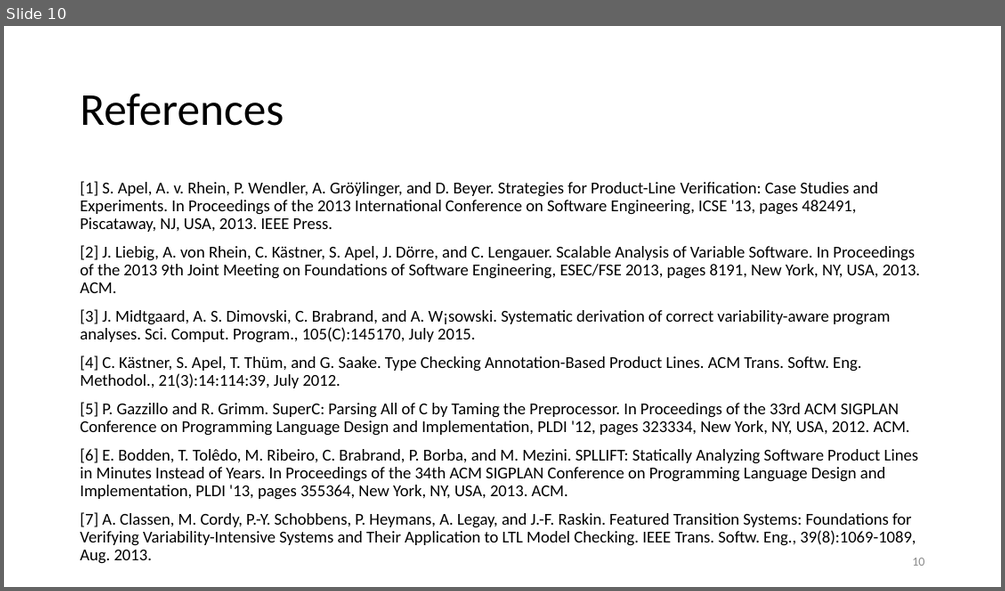
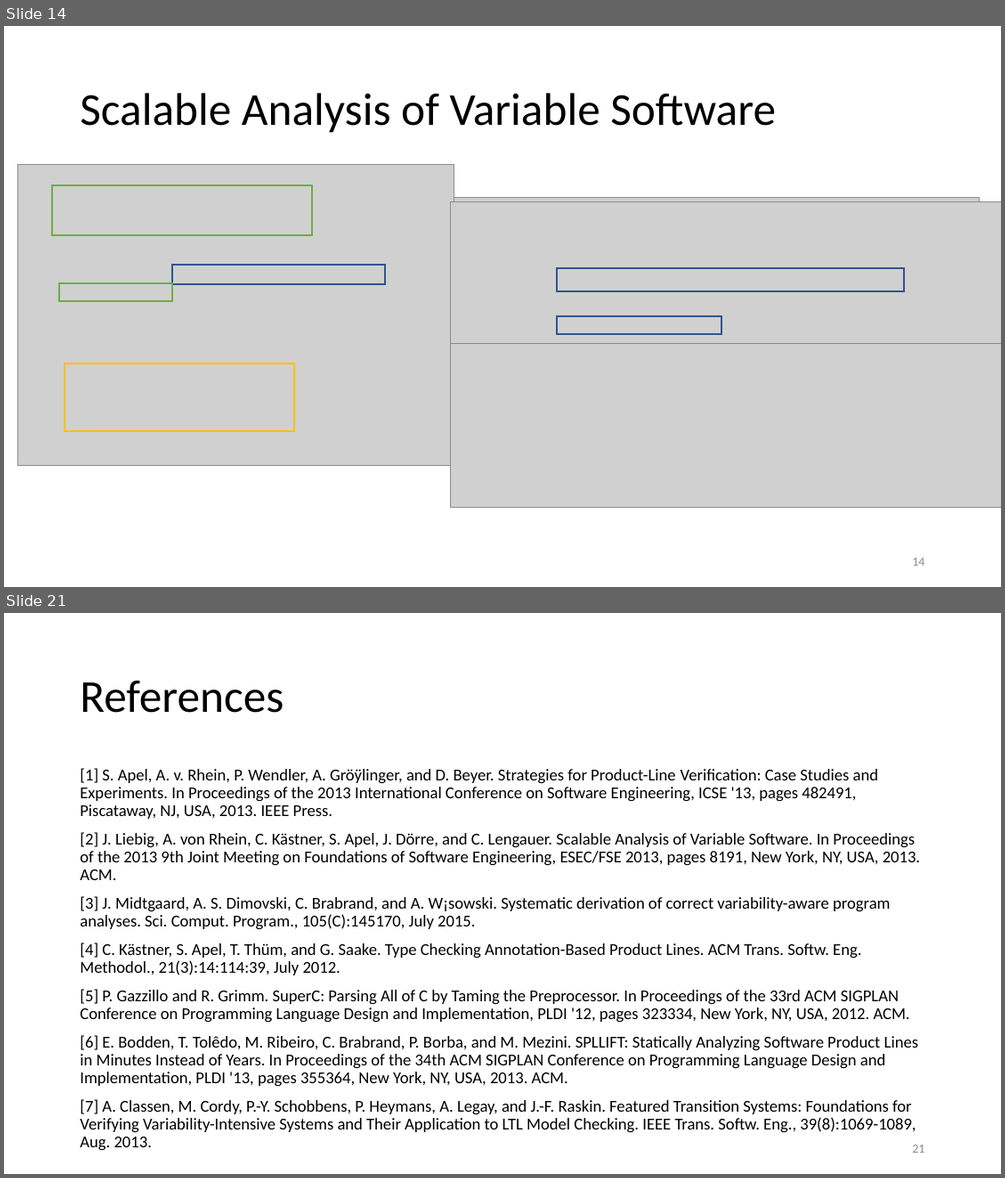
Before and after one commit to ramyshahin/ProductLineAnalysis, a slide deck: doc/quals/quals.pptx. Shown one above the other, each under a label of ours: slide 10 before the commit, slides 14 and 21 after it; the slides between them are not shown. The pictures are 1005x591 and 1005x1178 pixels, drawn with LibreOffice and Linux fonts; fonts in the diff are those of the drawing; grey boxes stand for pictures. Boxes give left, top, right and bottom in pixels: in the first picture for what was removed or moved away, otherwise in the second. Text is boxed around its words. In the diff, an @@ line names an element or a change of style, - is before the commit and + after.

```diff
--- a/doc/quals/quals.pptx
+++ b/doc/quals/quals.pptx
@@ slide 14 added at (4,26,1001,587), background #FFFFFF @@
@@ title added at (80,93,776,133), 44 pt, text #000000 @@
+Scalable Analysis of Variable Software
@@ picture added at (17,164,453,465) @@
@@ rectangle added at (52,185,312,235), outline #70AD47 1.5 pt @@
@@ picture added at (451,201,1001,347) @@
@@ picture added at (454,198,979,431) @@
@@ rectangle added at (172,265,386,284), outline #325491 1.5 pt @@
@@ rectangle added at (59,283,172,301), outline #70AD47 1.5 pt @@
@@ rectangle added at (558,268,905,291), outline #325491 1.5 pt @@
@@ rectangle added at (558,316,722,334), outline #325491 1.5 pt @@
@@ ellipse added at (831,301,1001,448), outline #FFC000 1.5 pt @@
@@ picture added at (451,343,1001,507) @@
@@ rectangle added at (65,363,294,431), outline #FFC000 1.5 pt @@
@@ page number added at (912,557,924,565), 12 pt, text #8C8C8C @@
+14
@@ what was slide 10 is now slide 21 @@
@@ page number at (912,1144,924,1152): text changed @@
-10
+21
```
Also in this commit, not shown: 9 slides changed, 10 other slides added.
